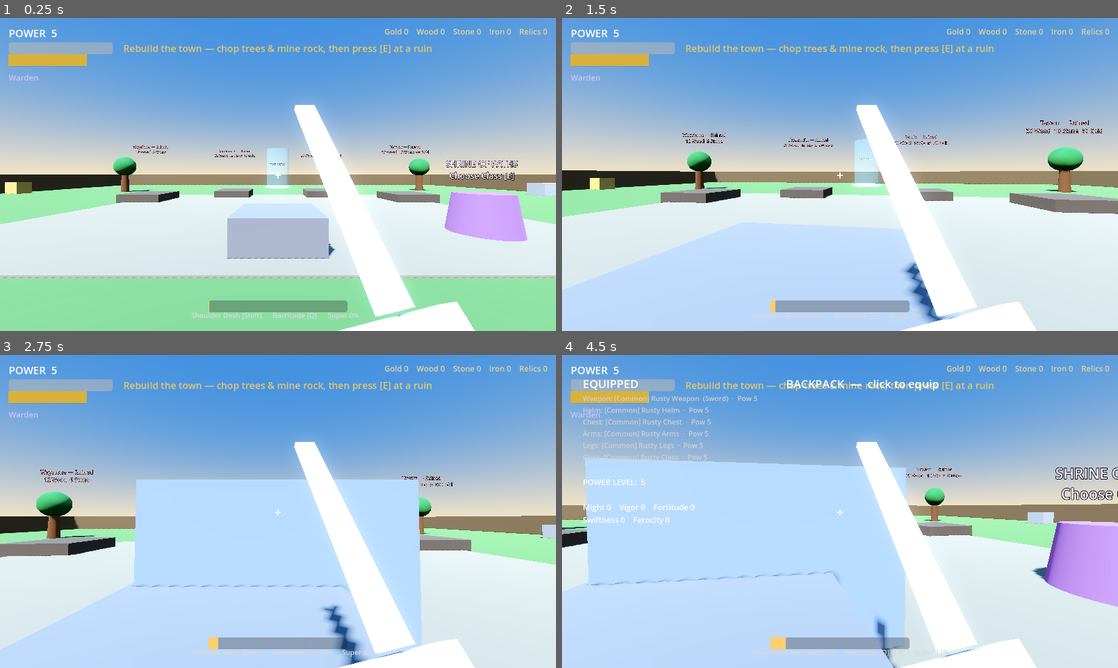
Above: before the commit, frames 1-4 (two rows, left to right).
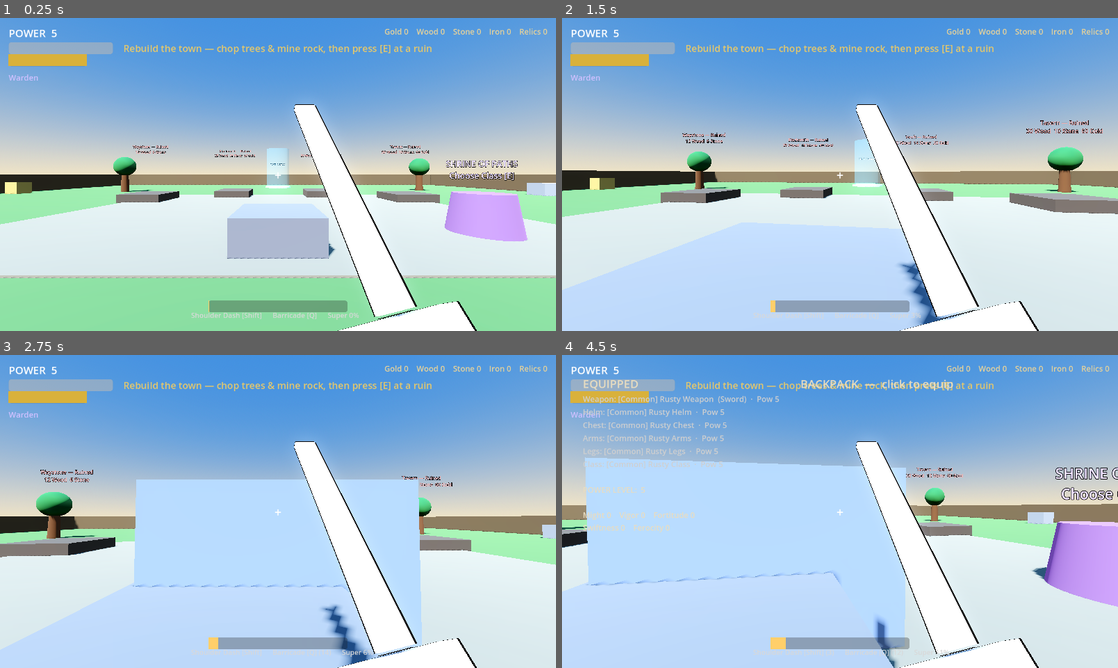
Above: after the commit, the same moments.

Repository: trevorvail3/Slayer
Game: Godot game, scene res://scenes/hub.tscn
Two runs of this game, one before a commit and one after it. Both use one fixed random seed, a clock stepped at 60 frames per second and the inputs below.
Inputs (mouse positions are in pixels of both pictures, inside the frame that each line leads up to):
- Up to frame 1 (0.25 s): no input
- Up to frame 2 (1.5 s): tap E (interact) at 0.5, 1.25 s; move the mouse to (867, 174) at 0.52 s; press the mouse at (867, 174) at 0.53 s; hold W (move_forward) from 0.53 s (still down); tap Space (jump) at 0.77 s; move the mouse to (812, 174) at 1.27 s; release the mouse at (812, 174) at 1.28 s; right-click (812, 174) at 1.35 s
- Up to frame 3 (2.75 s): keep holding W (move_forward); tap Space (jump) at 1.52 s; tap E (interact) at 2 s; move the mouse to (289, 505) at 2.02 s; hold Q (class_ability) from 2.03 s (still down)
- Up to frame 4 (4.5 s): tap E (interact) at 2.75, 3.5, 3.6, 4.25 s; move the mouse to (834, 517) at 2.77 s; release Q (class_ability) at 2.78 s; tap Shift (dodge) at 2.85 s; click (834, 517) at 2.92 s; tap Space (jump) at 3.02, 3.77 s; move the mouse to (878, 514) at 3.52 s; tap Tab (toggle_inventory) at 4.15 s; move the mouse to (673, 464) at 4.27 s; release W (move_forward) at 4.28 s; hold A (move_left) from 4.28 s (still down); tap F (super) at 4.35 s

The runs differ from the first frame. In frame 1, 0.3% of the frame differs, in the area x 52-86%, y 27-100%; in frame 2, 0.5%; in frame 3, 0.4%; in frame 4, 3.4%, in the area x 3-86%, y 7-100%.

Commit message:
Polish finish + lore integration (mythic Aldermoor in-game)
Completed the deferred visual polish and pushed the new canon into the game.

Visuals:
- Toon outlines: scripts/fx/toon.gd — inverted-hull next_pass material (no custom
  shader) on enemy rigs, held props, and the player weapon.
- UI theme: scripts/ui/ui_theme.gd — shared bronze-parchment Theme applied to the
  inventory, blacksmith, vault, and class-select menus.

Lore reflavor (grounded bronze-age / mythic):
- Enemy tints retuned (bronze-and-leather levy, iron champion, olive skirmisher),
  bronze war-king, and a pale-stone Bone-Titan world boss.
- Zone banners: "The Bone-Titan wakes/falls" (was Colossus); public event renamed
  "Warband Assault".
- Class blurbs tied to the orders (Bulwark/Aldmar, Veiled/Vael, Ember-Marked).

Docs/README updated.

Co-Authored-By: Claude Opus 4.8 <noreply@anthropic.com>
Claude-Session: https://claude.ai/code/session_01BSW54Paq7ZG23rR9KqKiVs

Diff:
--- a/data/class_defs.gd
+++ b/data/class_defs.gd
@@ -11,7 +11,7 @@
 		Kind.STALKER:
 			return {
 				"name": "Stalker", "color": Color("6ad06a"),
-				"blurb": "Agile skirmisher. Dodge through danger, seed the ground with caltrops, and unleash a Blade Storm.",
+				"blurb": "The Veiled. Vael struck once, from the dark, and made the world — so do you. Dodge the blow, seed caltrops, and become a Blade Storm.",
 				"move_name": "Dodge", "move_cd": 3.5,
 				"ability_name": "Caltrops", "ability_cd": 12.0,
 				"super_name": "Blade Storm",
@@ -19,7 +19,7 @@
 		Kind.RUNECASTER:
 			return {
 				"name": "Runecaster", "color": Color("b060ff"),
-				"blurb": "Mystic. Blink across the field, drop a healing Rift, and call down a Meteor Storm.",
+				"blurb": "The Ember-Marked. Carry the old sacred fire. Blink the rune-path, mend with a Rift, and call the gods' Meteor Storm.",
 				"move_name": "Blink", "move_cd": 5.0,
 				"ability_name": "Runic Rift", "ability_cd": 16.0,
 				"super_name": "Meteor Storm",
@@ -27,7 +27,7 @@
 		_:
 			return {
 				"name": "Warden", "color": Color("6a9aff"),
-				"blurb": "Immovable bulwark. Dash into the fray, raise a Barricade, and detonate a Ground Slam.",
+				"blurb": "The Bulwark. Immovable as the Father's bones. Dash into the line, raise a Barricade, and detonate a Ground Slam.",
 				"move_name": "Shoulder Dash", "move_cd": 4.0,
 				"ability_name": "Barricade", "ability_cd": 14.0,
 				"super_name": "Ground Slam",
--- a/scripts/enemies/enemy.gd
+++ b/scripts/enemies/enemy.gd
@@ -76,7 +76,7 @@
 			windup_time = 0.6
 			attack_cooldown = 1.8
 			knockback_resist = 0.6
-			base_color = Color("6e2b2b")
+			base_color = Color("6e3b2b")   # iron-blooded champion
 			body_scale = 1.5
 		Kind.ARCHER:
 			max_health = 22 + power * 2
@@ -85,13 +85,13 @@
 			windup_time = 0.5
 			attack_cooldown = 2.0
 			is_ranged = true
-			base_color = Color("2f7d8c")
+			base_color = Color("6a7048")   # olive-cloaked skirmisher
 			body_scale = 0.95
 		_:
 			max_health = 30 + power * 3
 			move_speed = 3.0
 			contact_damage = 5 + power
-			base_color = Color("8d3b3b")
+			base_color = Color("8a6a3a")   # bronze-and-leather levy
 
 	if is_boss:
 		max_health = 600 + power * 12
@@ -101,7 +101,7 @@
 		attack_cooldown = 1.6
 		knockback_resist = 0.9
 		body_scale = 2.3
-		base_color = Color("b8860b")
+		base_color = Color("b89040")   # a bronze-crowned war-king
 
 	if world_boss:
 		max_health = 1600 + power * 20
@@ -109,7 +109,7 @@
 		move_speed = 2.2
 		knockback_resist = 0.95
 		body_scale = 3.2
-		base_color = Color("c0392b")
+		base_color = Color("cfc8b0")   # the Bone-Titan: pale stone and marrow
 
 func _build() -> void:
 	var s := body_scale
@@ -120,6 +120,7 @@
 	_mat.roughness = 0.85
 	_mat.rim_enabled = true
 	_mat.rim = 0.5
+	_mat.next_pass = Toon.outline(0.03 * body_scale)
 
 	# Humanoid rig (visual only) parented to _body for facing + death topple.
 	_body = Node3D.new()
@@ -193,6 +194,7 @@
 		_:
 			box.size = Vector3(0.08, 0.08, 0.85) * s
 			pmat.albedo_color = Color("cfd4de")
+	pmat.next_pass = Toon.outline(0.02 * s)
 	prop.mesh = box
 	prop.material_override = pmat
 	prop.position = Vector3(0, -0.72 * s, -0.35 * s)   # in the right hand, pointing forward
--- /dev/null
+++ b/scripts/fx/toon.gd
@@ -0,0 +1,15 @@
+class_name Toon
+extends RefCounted
+
+## Cheap cartoon outline via the inverted-hull technique: a back-face-only, unshaded,
+## grown copy of the mesh rendered as a second pass. No custom shader — just a
+## StandardMaterial3D set as `next_pass`. Assign the result to a material's next_pass.
+
+static func outline(thickness: float = 0.03, color: Color = Color(0.05, 0.04, 0.03)) -> StandardMaterial3D:
+	var m := StandardMaterial3D.new()
+	m.shading_mode = BaseMaterial3D.SHADING_MODE_UNSHADED
+	m.cull_mode = BaseMaterial3D.CULL_FRONT
+	m.albedo_color = color
+	m.grow = true
+	m.grow_amount = thickness
+	return m
--- a/scripts/player/player.gd
+++ b/scripts/player/player.gd
@@ -150,6 +150,7 @@
 	mat.emission_enabled = true
 	mat.emission = color
 	mat.emission_energy_multiplier = 0.4
+	mat.next_pass = Toon.outline(0.006)
 	m.material_override = mat
 	m.position = pos
 	return m
--- a/scripts/ui/blacksmith_ui.gd
+++ b/scripts/ui/blacksmith_ui.gd
@@ -33,6 +33,7 @@
 		get_viewport().set_input_as_handled()
 
 func _build() -> void:
+	theme = UITheme.get_theme()
 	set_anchors_preset(Control.PRESET_FULL_RECT)
 	mouse_filter = Control.MOUSE_FILTER_STOP
 
--- a/scripts/ui/class_select_ui.gd
+++ b/scripts/ui/class_select_ui.gd
@@ -28,6 +28,7 @@
 var _row: HBoxContainer
 
 func _build() -> void:
+	theme = UITheme.get_theme()
 	set_anchors_preset(Control.PRESET_FULL_RECT)
 	mouse_filter = Control.MOUSE_FILTER_STOP
 
--- a/scripts/ui/inventory_ui.gd
+++ b/scripts/ui/inventory_ui.gd
@@ -16,6 +16,7 @@
 	GameState.backpack_changed.connect(_refresh)
 
 func _build() -> void:
+	theme = UITheme.get_theme()
 	set_anchors_preset(Control.PRESET_FULL_RECT)
 	mouse_filter = Control.MOUSE_FILTER_STOP
 
--- /dev/null
+++ b/scripts/ui/ui_theme.gd
@@ -0,0 +1,57 @@
+class_name UITheme
+extends RefCounted
+
+## A shared, code-built Theme so every menu reads as one bronze-age set: parchment
+## text, aged-bronze buttons, dark panels. Cached; assign to a Control's `theme`.
+
+static var _theme: Theme
+
+static func get_theme() -> Theme:
+	if _theme != null:
+		return _theme
+	var t := Theme.new()
+	t.default_font_size = 18
+
+	# Panels (menu backgrounds)
+	var panel := StyleBoxFlat.new()
+	panel.bg_color = Color(0.06, 0.05, 0.04, 0.94)
+	panel.set_border_width_all(2)
+	panel.border_color = Color("6a5a3a")
+	panel.set_corner_radius_all(6)
+	panel.set_content_margin_all(12)
+	t.set_stylebox("panel", "PanelContainer", panel)
+
+	# Buttons
+	var btn := StyleBoxFlat.new()
+	btn.bg_color = Color("2a2620")
+	btn.set_border_width_all(1)
+	btn.border_color = Color("6a5a3a")
+	btn.set_corner_radius_all(4)
+	btn.set_content_margin_all(7)
+	t.set_stylebox("normal", "Button", btn)
+	var btn_hover := btn.duplicate() as StyleBoxFlat
+	btn_hover.bg_color = Color("3a342a")
+	btn_hover.border_color = Color("c9a24a")
+	t.set_stylebox("hover", "Button", btn_hover)
+	var btn_pressed := btn.duplicate() as StyleBoxFlat
+	btn_pressed.bg_color = Color("4a4030")
+	t.set_stylebox("pressed", "Button", btn_pressed)
+	var btn_disabled := btn.duplicate() as StyleBoxFlat
+	btn_disabled.bg_color = Color(0.15, 0.14, 0.12, 0.7)
+	btn_disabled.border_color = Color("40382a")
+	t.set_stylebox("disabled", "Button", btn_disabled)
+	t.set_color("font_color", "Button", Color("e8dcc0"))
+	t.set_color("font_hover_color", "Button", Color("ffe8b0"))
+	t.set_color("font_disabled_color", "Button", Color("7a7060"))
+
+	# Labels
+	t.set_color("font_color", "Label", Color("e8dcc0"))
+
+	# Progress bars (fill/background)
+	var bar_bg := StyleBoxFlat.new()
+	bar_bg.bg_color = Color(0.1, 0.09, 0.08, 0.85)
+	bar_bg.set_corner_radius_all(3)
+	t.set_stylebox("background", "ProgressBar", bar_bg)
+
+	_theme = t
+	return t
--- a/scripts/ui/vault_ui.gd
+++ b/scripts/ui/vault_ui.gd
@@ -30,6 +30,7 @@
 		get_viewport().set_input_as_handled()
 
 func _build() -> void:
+	theme = UITheme.get_theme()
 	set_anchors_preset(Control.PRESET_FULL_RECT)
 	mouse_filter = Control.MOUSE_FILTER_STOP
 
--- a/scripts/zone.gd
+++ b/scripts/zone.gd
@@ -45,7 +45,7 @@
 			if _event_time <= 0.0:
 				_end_event(false)
 			else:
-				hud.set_objective("⚔ BLOOD SURGE — slay %d/%d   (%s)" % [_event_kills, _event_target, _fmt(_event_time)])
+				hud.set_objective("⚔ WARBAND ASSAULT — slay %d/%d   (%s)" % [_event_kills, _event_target, _fmt(_event_time)])
 		Phase.BOSS:
 			pass   # transition handled by the boss's died signal
 
@@ -63,7 +63,7 @@
 	_event_time = 45.0
 	_max_enemies = 10
 	_power_bonus = 6
-	hud.set_objective("⚔ BLOOD SURGE begins — cut them down!")
+	hud.set_objective("⚔ WARBAND ASSAULT — a host descends! Hold the ground!")
 
 func _end_event(success: bool) -> void:
 	_phase = Phase.AMBIENT
@@ -72,9 +72,9 @@
 	_phase_timer = 25.0
 	if success:
 		_spawn_reward_chest()
-		hud.set_objective("★ Blood Surge repelled — loot dropped near you!")
+		hud.set_objective("★ Warband broken — spoils dropped near you!")
 	else:
-		hud.set_objective("The surge subsides… hold for the next.")
+		hud.set_objective("The host melts away… ready yourself for the next.")
 
 func _begin_boss() -> void:
 	_phase = Phase.BOSS
@@ -87,7 +87,7 @@
 	_boss.died.connect(_on_boss_died)
 	_boss.position = Vector3(0, 5, -ARENA_HALF + 10.0)
 	add_child(_boss)
-	hud.set_objective("⚠ WORLD BOSS — THE COLOSSUS has arrived!")
+	hud.set_objective("⚠ THE BONE-TITAN WAKES — a bone of the Father walks!")
 
 func _on_boss_died(_enemy: Enemy) -> void:
 	_boss = null
@@ -96,7 +96,7 @@
 	_phase_timer = 30.0
 	_spawn_reward_chest()
 	GameState.add_relic()   # bonus relic for the kill
-	hud.set_objective("★ THE COLOSSUS FALLS — claim the spoils!")
+	hud.set_objective("★ THE BONE-TITAN FALLS — claim the spoils!")
 
 func _spawn_reward_chest() -> void:
 	var chest := Chest.new()
Not shown, changed: README.md
Not shown, changed: docs/Milestone Log.md
